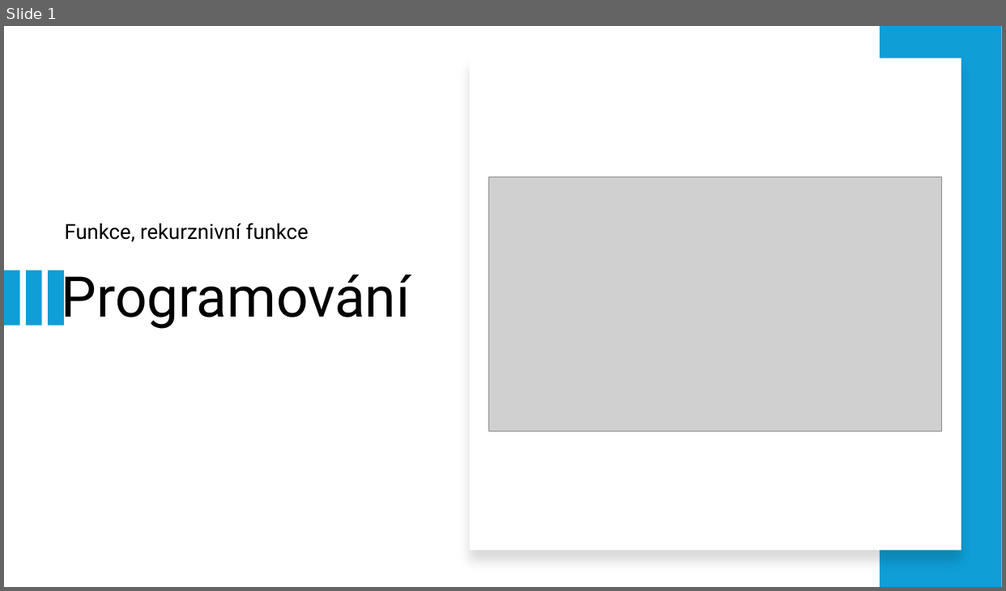
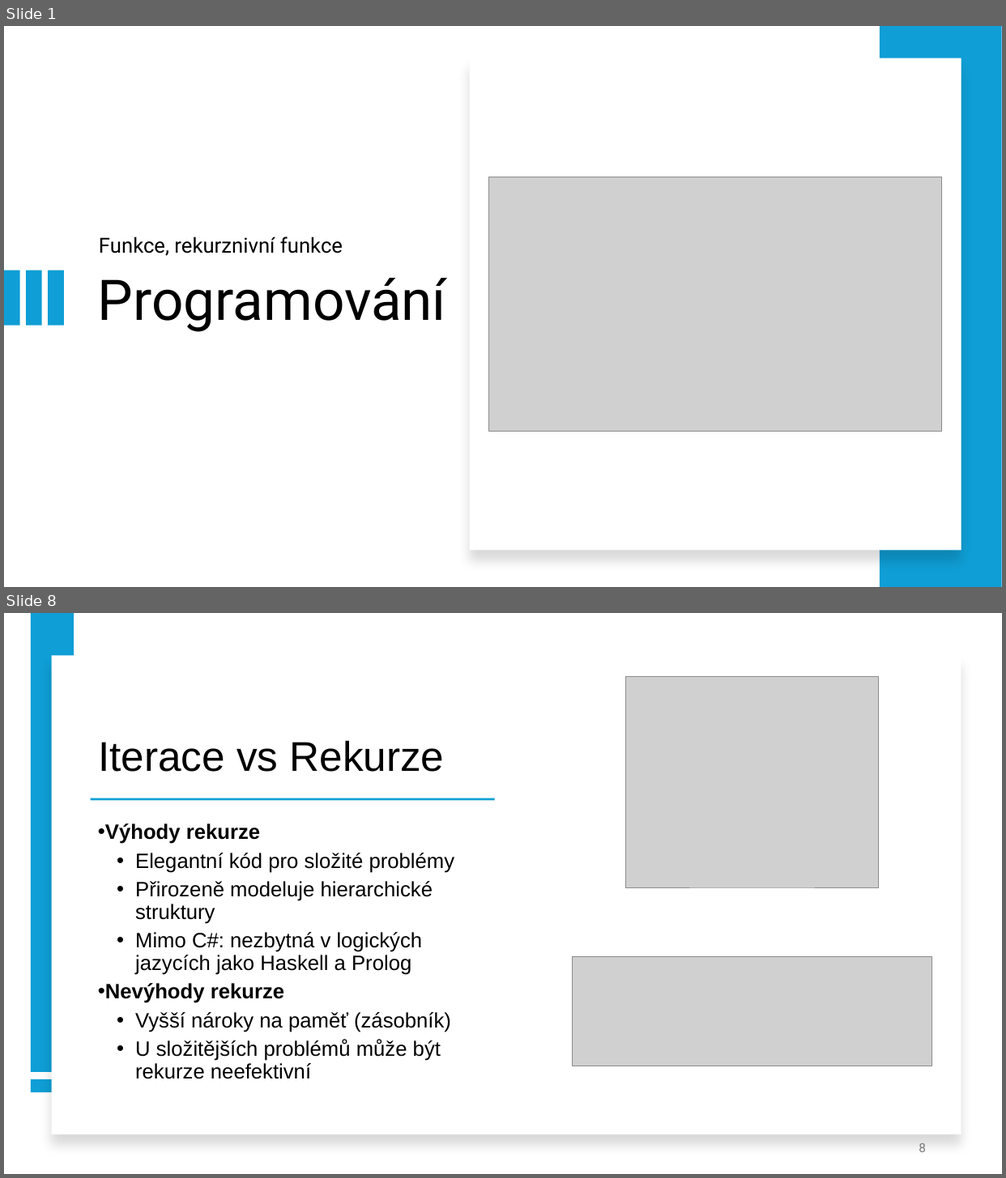
Before and after one commit to dawissl/hradebni, a slide deck: Prezentace/1. ročník/PGM_09_funkce_rekurzivni_funkce.pptx. Shown one above the other, each under a label of ours: slide 1 before the commit, slides 1 and 8 after it; the slides between them are not shown. The pictures are 1006x591 and 1006x1178 pixels, drawn with LibreOffice and Linux fonts; fonts in the diff are those of the drawing; grey boxes stand for pictures. Boxes give left, top, right and bottom in pixels: in the first picture for what was removed or moved away, otherwise in the second. Text is boxed around its words. In the diff, an @@ line names an element or a change of style, - is before the commit and + after.

```diff
--- a/Prezentace/1. ročník/PGM_09_funkce_rekurzivni_funkce.pptx
+++ b/Prezentace/1. ročník/PGM_09_funkce_rekurzivni_funkce.pptx
@@ slide 8 added at [4, 613, 1002, 1174], background #FFFFFF @@
@@ rectangle added at [31, 613, 74, 1072], fill #0F9ED5 @@
@@ rectangle added at [51, 656, 961, 1135], fill #FFFFFF @@
@@ picture added at [626, 677, 879, 888] @@
@@ title added at [98, 740, 445, 772], 40 pt, text #000000 @@
+Iterace vs Rekurze
@@ rectangle added at [90, 798, 494, 801], fill #0F9ED5 @@
@@ subtitle added at [105, 824, 455, 1080], 20 pt, text #000000 @@
+• Výhody rekurze
+  • Elegantní kód pro složité problémy
+  • Přirozeně modeluje hierarchické struktury
+  • Mimo C#: nezbytná v logických jazycích jako Haskell a Prolog
+• Nevýhody rekurze
+  • Vyšší nároky na paměť (zásobník)
+  • U složitějších problémů může být rekurze neefektivní
@@ picture added at [573, 956, 932, 1067] @@
@@ rectangle added at [31, 1080, 74, 1093], fill #0F9ED5 @@
@@ page number added at [918, 1144, 926, 1152], 12 pt, text #787878 @@
+8
@@ slide 1 changed as well @@
@@ subtitle "Funkce, rekurznivní funkce": place and size @@
-subtitle "Funkce, rekurznivní funkce" at [65, 223, 309, 242]
+subtitle "Funkce, rekurznivní funkce" at [99, 237, 343, 256]
@@ title "Programování" rewrapped from [62, 270, 410, 329] to [98, 278, 446, 332] @@
```
Also in this commit, not shown: 6 other slides added, 2 slides removed, 3 other files.
